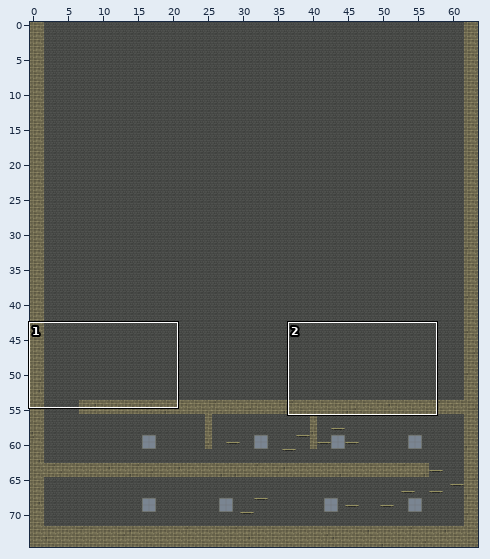
Tiled map -- Tiled/Maps/2_Animal_pound/level_2_story.tmx. Above: a wide view before the commit, with the close-up outlined.
Close-up. Before the edit:
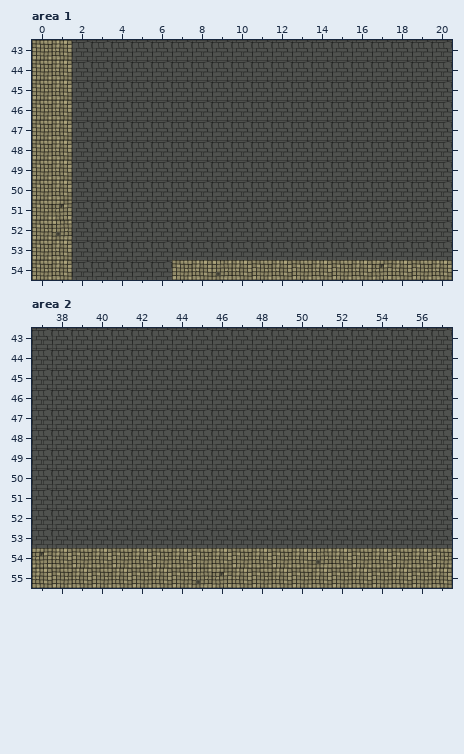
Cells are 128x128 px. Shown: area 1 x 0..20, y 43..54; area 2 x 37..57, y 43..55. The commit also changed other parts of the map, which this record leaves out.
New version:
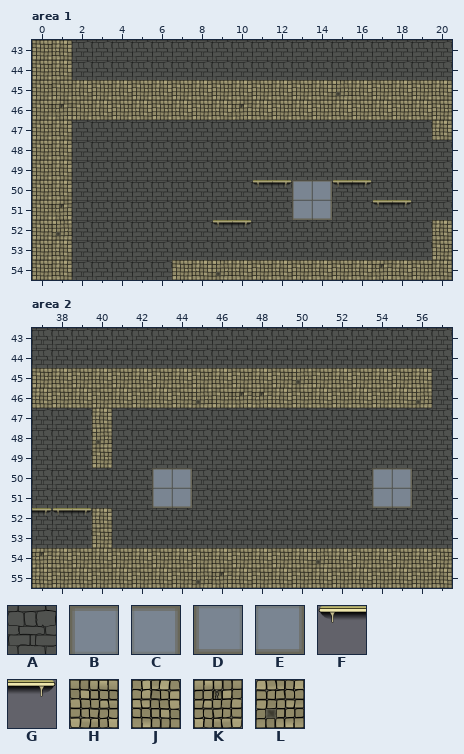
Key: from "tileset_animal_pound": A 1 "wall1", B 6 "window_1", C 7 "window_2", D 8 "window_3", E 9 "window_4", F 15 "shelf_1", G 16 "shelf_3", H 21 "ground3", J 22 "ground3_B", K 24 "ground3_C", L 25 "ground3_D".
_ is an empty cell.
See-through tiles are keyed as they look on the map.
Diff:
Layer "Wall", area 1:
y 50: x 13..14 AA -> BC
y 51: x 13..14 AA -> DE
Layer "Platform", area 1:
y 45: x 1..20 J___________________ -> HJHJHJHJHJHJHJLJHJHJ
y 46: x 1..20 J___________________ -> KHJHJHJHJKJHJHJHJHJH
y 47: x 20 _ -> J
y 50: x 11..12 __ -> FG; x 15..16 __ -> FG
y 51: x 17..18 __ -> FG
y 52: x 9..10 __ -> FG; x 20 _ -> J
y 53: x 20 _ -> H
Layer "Wall", area 2:
y 50: x 43..44 AA -> BC; x 54..55 AA -> BC
y 51: x 43..44 AA -> DE; x 54..55 AA -> DE
Layer "Platform", area 2:
y 45: x 37..56 ____________________ -> HJHJHJHJHJHJHLHJHJHJ
y 46: x 37..56 ____________________ -> JHJHJHJHLHKKJHJHJHJL
y 47: x 40 _ -> J
y 48: x 40 _ -> L
y 49: x 40 _ -> H
y 52: x 37..40 ____ -> GFGJ
y 53: x 40 _ -> H
Changed places in both close-ups, as pixel boxes (x1, y1, x2, y2):
changed: (52, 80, 452, 140)
changed: (252, 180, 412, 220)
added: (212, 220, 252, 227)
added: (432, 220, 452, 260)
added: (32, 368, 432, 468)
changed: (152, 468, 192, 508)
changed: (372, 468, 412, 508)
added: (32, 508, 112, 548)
